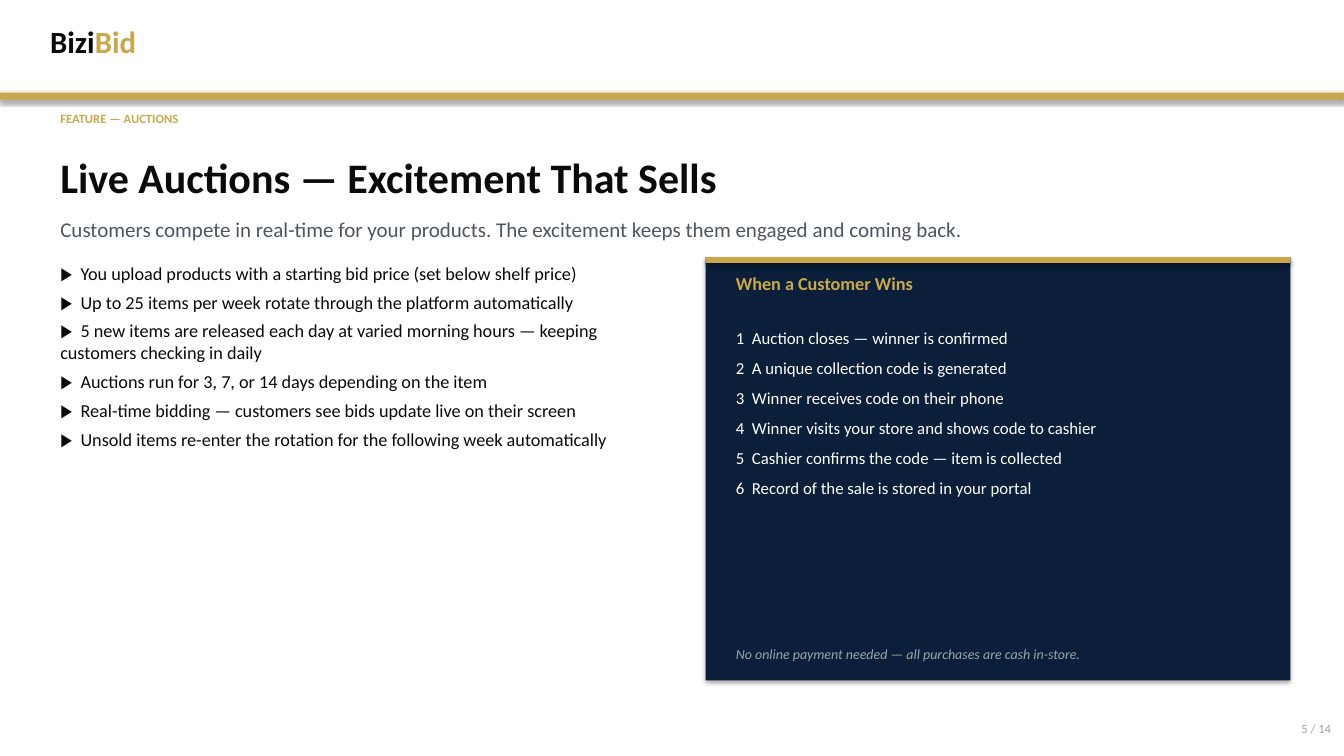
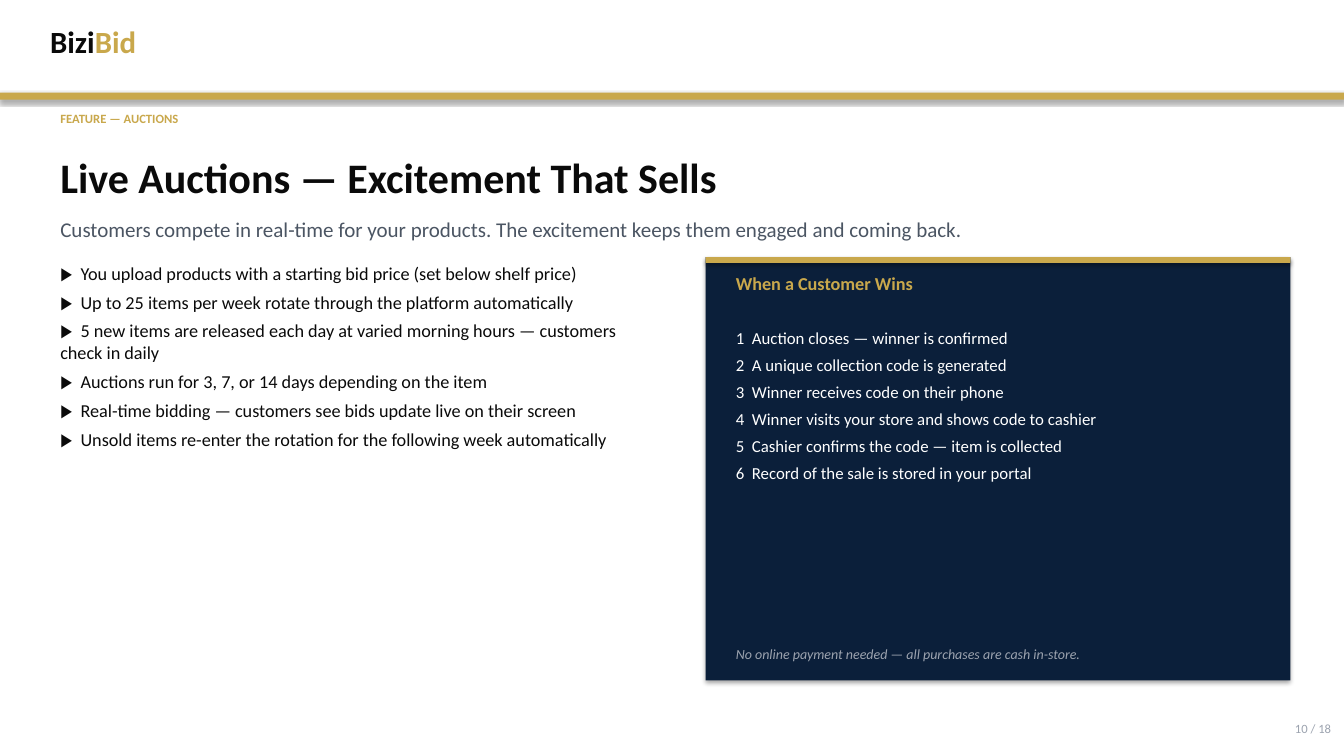
Before and after one commit to solarXpower/massy-pitch-demo, a slide deck: slide 10 of Marketing/BiziBid-Partner-Presentation.pptx (slide 5 before the commit). Drawn at 1344x756 pixels with LibreOffice and Linux fonts; fonts in the diff are those of the drawing. Boxes give left, top, right and bottom in pixels: in the first picture for what was removed or moved away, otherwise in the second. Text is boxed around its words. In the diff, an @@ line names an element or a change of style, - is before the commit and + after.

```diff
--- a/Marketing/BiziBid-Partner-Presentation.pptx
+++ b/Marketing/BiziBid-Partner-Presentation.pptx
@@ text at (60,324,616,362): text changed @@
-▶ 5 new items are released each day at varied morning hours — keeping customers checking in daily
+▶ 5 new items are released each day at varied morning hours — customers check in daily
@@ text "1 Auction closes — winner ..." at (736,332,1096,482): less space between paragraphs @@
@@ text at (1295,724,1331,733): text changed @@
-5 / 14
+10 / 18
```
Also in this commit, not shown: 10 other slides changed, 7 slides added, 3 slides removed, 2 other files.
